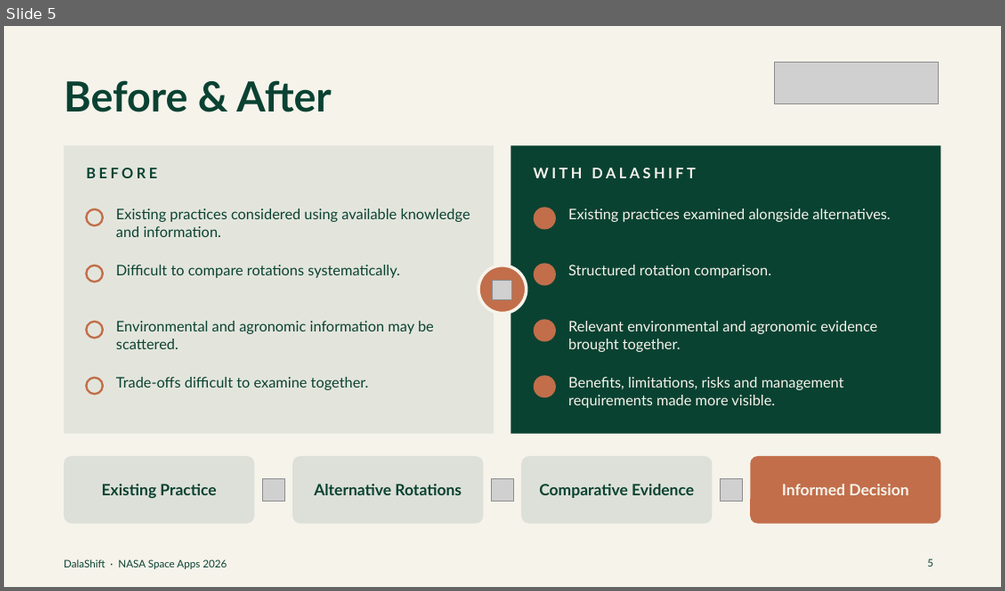
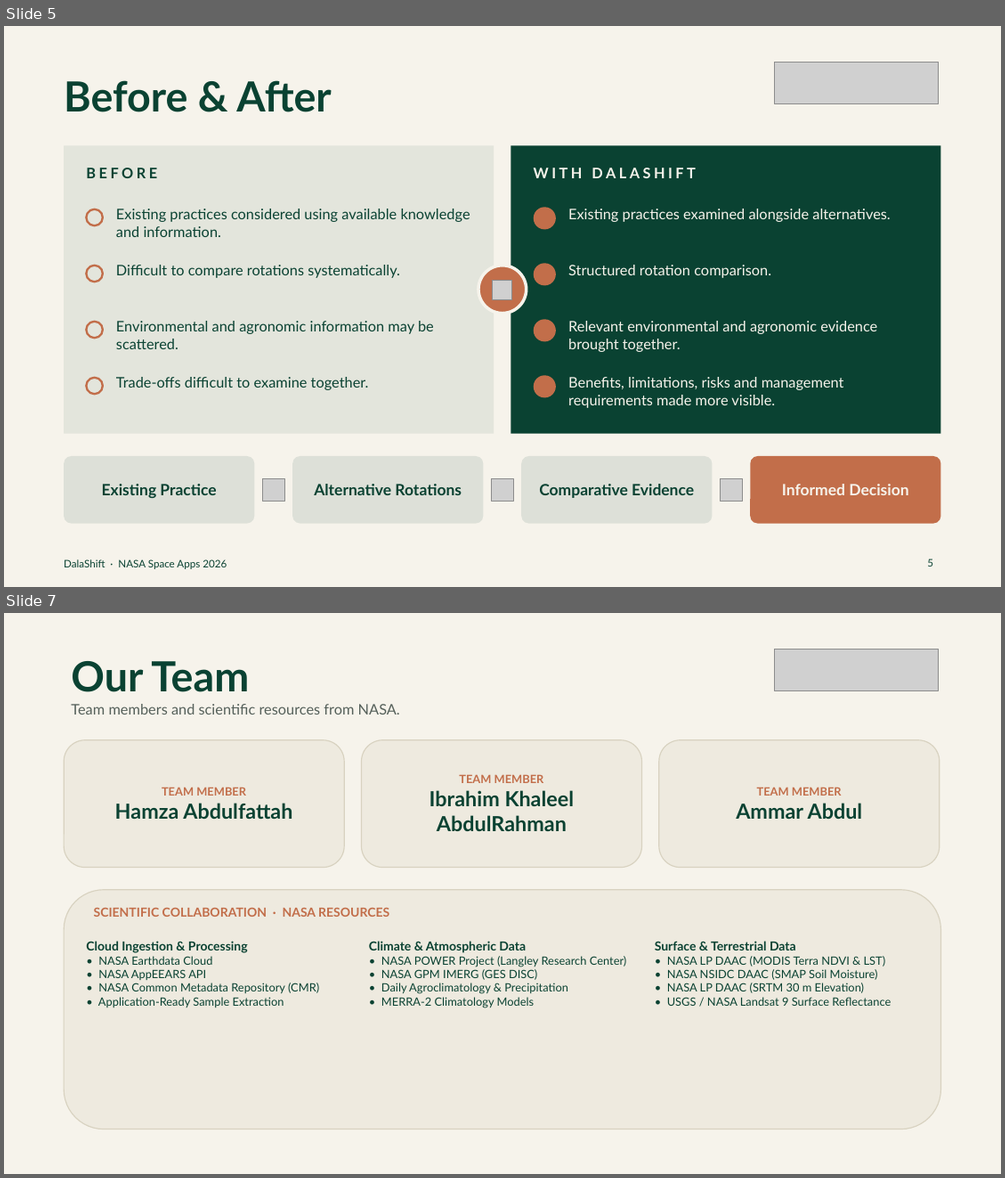
Before and after one commit to vip-ultr/dalashift, a slide deck: docs/hackathon/DalaShift_NASA_Space_Apps_2026.pptx. Shown one above the other, each under a label of ours: slide 5 before the commit, slides 5 and 7 after it; the slides between them are not shown. The pictures are 1005x591 and 1005x1178 pixels, drawn with LibreOffice and Linux fonts; fonts in the diff are those of the drawing; grey boxes stand for pictures; background and template pictures are left out. Boxes give left, top, right and bottom in pixels: in the first picture for what was removed or moved away, otherwise in the second. Text is boxed around its words. In the diff, an @@ line names an element or a change of style, - is before the commit and + after.

```diff
--- a/docs/hackathon/DalaShift_NASA_Space_Apps_2026.pptx
+++ b/docs/hackathon/DalaShift_NASA_Space_Apps_2026.pptx
@@ slide 7 added at (x1=4, y1=613, x2=1001, y2=1174), background #F6F3EB @@
@@ text added at (x1=71, y1=661, x2=400, y2=714), 14 pt, text #55605A @@
+Our Team
+Team members and scientific resources from NASA.
@@ picture added at (x1=774, y1=649, x2=938, y2=690) @@
@@ rounded rectangle added at (x1=64, y1=740, x2=344, y2=868), fill #EEEADF, outline #D8D2C0 1 pt, 20 pt, text #0A4232, bold @@
+TEAM MEMBER
+Hamza Abdulfattah
@@ rounded rectangle added at (x1=362, y1=740, x2=642, y2=868), fill #EEEADF, outline #D8D2C0 1 pt, 20 pt, text #0A4232, bold @@
+TEAM MEMBER
+Ibrahim Khaleel AbdulRahman
@@ rounded rectangle added at (x1=659, y1=740, x2=939, y2=868), fill #EEEADF, outline #D8D2C0 1 pt, 11 pt, text #C26E4A, bold @@
+TEAM MEMBER
+Ammar Abdul
@@ rounded rectangle added at (x1=64, y1=890, x2=941, y2=1129), fill #EEEADF, outline #D8D2C0 1 pt @@
@@ text added at (x1=94, y1=908, x2=389, y2=916), 12 pt, text #C26E4A, bold @@
+SCIENTIFIC COLLABORATION · NASA RESOURCES
@@ text added at (x1=86, y1=941, x2=319, y2=1007), 11 pt, text #0A4232 @@
+Cloud Ingestion & Processing
+• NASA Earthdata Cloud
+• NASA AppEEARS API
+• NASA Common Metadata Repository (CMR)
+• Application-Ready Sample Extraction
@@ text added at (x1=369, y1=941, x2=627, y2=1008), 11 pt, text #0A4232 @@
+Climate & Atmospheric Data
+• NASA POWER Project (Langley Research Center)
+• NASA GPM IMERG (GES DISC)
+• Daily Agroclimatology & Precipitation
+• MERRA-2 Climatology Models
@@ text added at (x1=655, y1=941, x2=890, y2=1005), 11 pt, text #0A4232 @@
+Surface & Terrestrial Data
+• NASA LP DAAC (MODIS Terra NDVI & LST)
+• NASA NSIDC DAAC (SMAP Soil Moisture)
+• NASA LP DAAC (SRTM 30 m Elevation)
+• USGS / NASA Landsat 9 Surface Reflectance
```
Also in this commit, not shown: 2 slides changed, 1 slide removed, 1 other file.
